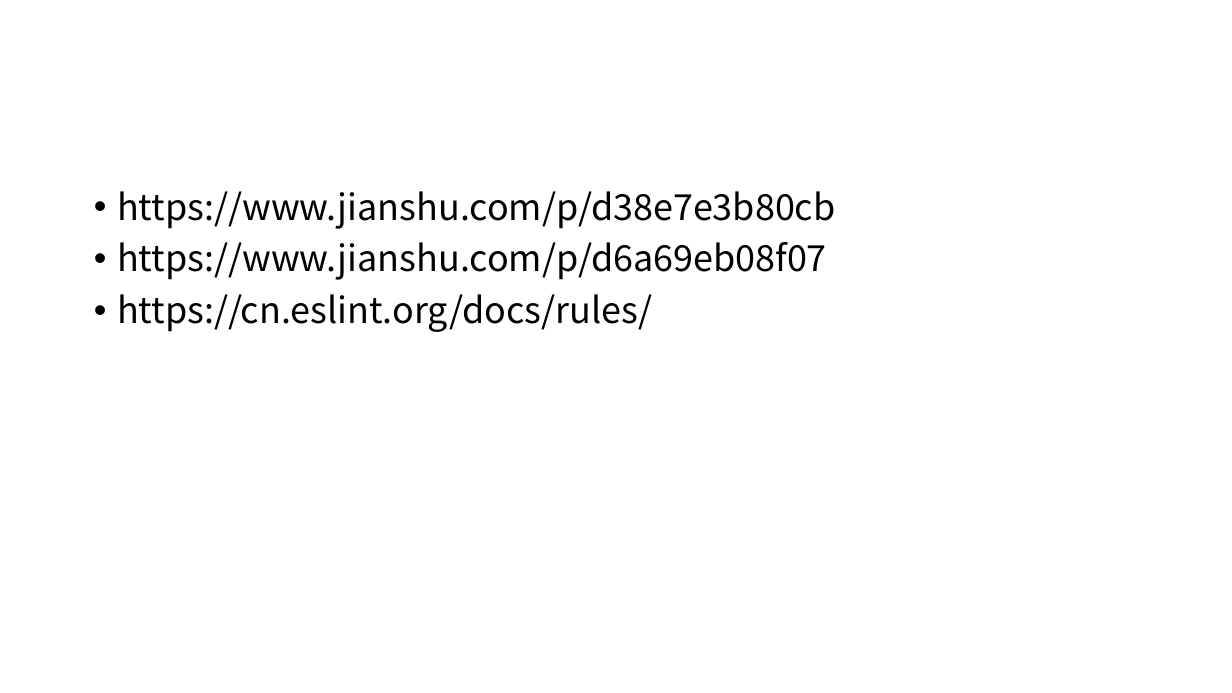
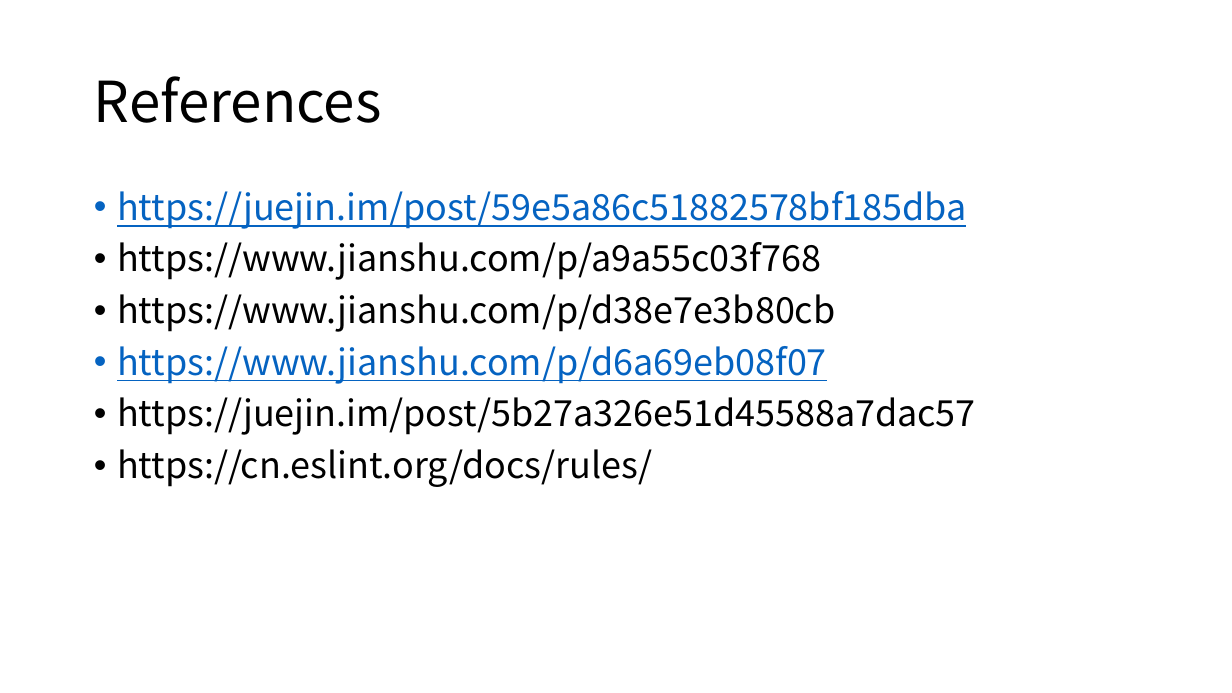
Before and after one commit to Quixote719/Knowledge, a slide deck: slide 18 of 前端工程化的几个常用工具.pptx. Drawn at 1232x693 pixels with LibreOffice and Linux fonts; fonts in the diff are those of the drawing. Boxes give left, top, right and bottom in pixels: in the first picture for what was removed or moved away, otherwise in the second. Text is boxed around its words. In the diff, an @@ line names an element or a change of style, - is before the commit and + after.

Commit message:
ppt change

```diff
--- a/前端工程化的几个常用工具.pptx
+++ b/前端工程化的几个常用工具.pptx
@@ title added at bbox=[94, 76, 382, 123], 44 pt, text #000000 @@
+References
@@ text at bbox=[117, 191, 967, 280]: paragraphs added @@
+• https://juejin.im/post/59e5a86c51882578bf185dba
+• https://www.jianshu.com/p/a9a55c03f768
@@ text at bbox=[117, 346, 827, 384]: text colour #000000 to #0563C1, underline on in "https://www.jianshu.com/p/d6a69eb08f07" @@
@@ text at bbox=[117, 397, 976, 435]: paragraph added @@
+• https://juejin.im/post/5b27a326e51d45588a7dac57
```
Also in this commit, not shown: 3 other slides changed.
